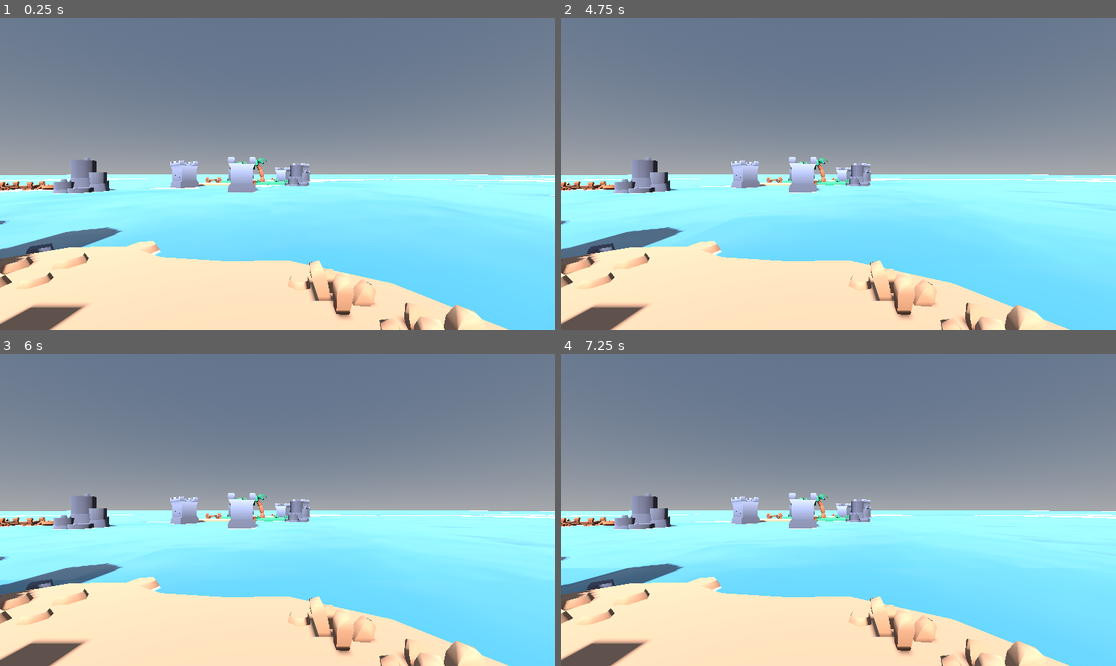
Above: before the commit, frames 1-4 (two rows, left to right).
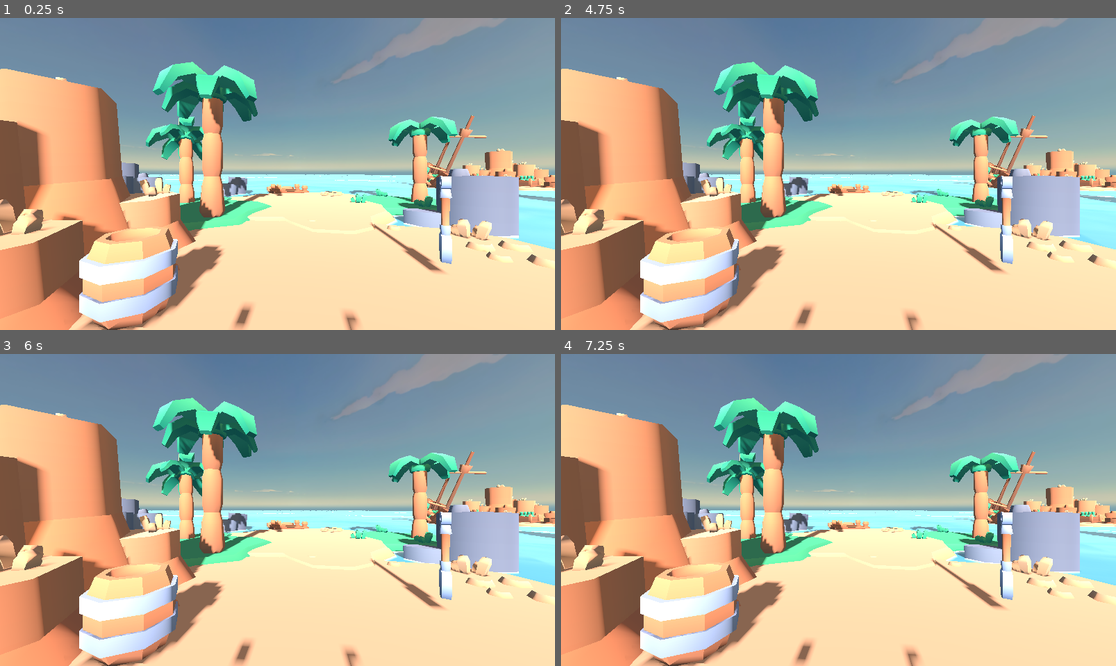
Above: after the commit, the same moments.

Repository: aznoqmous/fish-vr-godot
Game: Godot game, scene res://scenes/world.tscn
Two runs of this game, one before a commit and one after it. Both use one fixed random seed, a clock stepped at 60 frames per second and the inputs below.
Inputs:
- Up to frame 1 (0.25 s): no input
- Up to frame 2 (4.75 s): tap Enter at 0.5, 2, 3.5 s; tap Space at 1.25, 2.75 s
- Up to frame 3 (6 s): tap Space at 5 s
- Up to frame 4 (7.25 s): no input

The runs differ from the first frame. In frame 1, 67% of the frame differs, in the area x 0-100%, y 0-100%; in frame 2, 67%; in frame 3, 67%; in frame 4, 67%.

Commit message:
world building

Diff:
--- a/scenes/player.tscn
+++ b/scenes/player.tscn
@@ -20,9 +20,10 @@
 [node name="LeftHandController" type="XRNode3D" parent="." unique_id=1209878385]
 transform = Transform3D(1, 0, 0, 0, 1, 0, 0, 0, 1, -0.5, 1, -0.5)
 tracker = &"/user/hand_tracker/left"
-pose = &"palm_pose"
+show_when_tracked = true
 
 [node name="LeftHandMesh" parent="LeftHandController" unique_id=416374853 instance=ExtResource("2_g2els")]
+transform = Transform3D(-4.371139e-08, 0, -1, 0, 1, 0, 1, 0, -4.371139e-08, 0, 0, 0)
 
 [node name="XRHandModifier3D" type="XRHandModifier3D" parent="LeftHandController/LeftHandMesh/Skeleton3D" parent_id_path=PackedInt32Array(416374853, 1186888435) index="1" unique_id=1341067242]
 transform = Transform3D(1, 0, 0, 0, 1, 0, 0, 0, 1, 0.5, -1, 0.5)
@@ -30,9 +31,10 @@
 [node name="RightHandController" type="XRNode3D" parent="." unique_id=1830001096]
 transform = Transform3D(1, 0, 0, 0, 1, 0, 0, 0, 1, 0.5, 1, -0.5)
 tracker = &"/user/hand_tracker/right"
-pose = &"palm_pose"
+show_when_tracked = true
 
 [node name="RightHandMesh" parent="RightHandController" unique_id=1506103605 instance=ExtResource("3_qhqgy")]
+transform = Transform3D(-4.371139e-08, 0, 1, 0, 1, 0, -1, 0, -4.371139e-08, 0, 0, 0)
 
 [node name="XRHandModifier3D" type="XRHandModifier3D" parent="RightHandController/RightHandMesh/Skeleton3D" parent_id_path=PackedInt32Array(1506103605, 1106249026) index="1" unique_id=2003775514]
 transform = Transform3D(1, 0, 0, 0, 1, 0, 0, 0, 1, -0.5, -1, 0.5)
--- a/scenes/world.tscn
+++ b/scenes/world.tscn
@@ -8,7 +8,6 @@
 [ext_resource type="PackedScene" uid="uid://bpgxkn8ftt3lu" path="res://assets/FBX format/structure-platform-dock.fbx" id="4_37qwj"]
 [ext_resource type="Script" uid="uid://d2lpikklyiw2n" path="res://scripts/boat.gd" id="6_luhhm"]
 [ext_resource type="PackedScene" uid="uid://ja721oaf1smj" path="res://assets/FBX format/boat-row-small.fbx" id="7_luhhm"]
-[ext_resource type="PackedScene" uid="uid://dh3tdx2rxj851" path="res://assets/FBX format/bottle-large.fbx" id="8_fh13f"]
 [ext_resource type="PackedScene" uid="uid://boug8eo0fgqy8" path="res://assets/FBX format/bottle.fbx" id="9_rup4s"]
 [ext_resource type="PackedScene" uid="uid://qi7ecs6fsplg" path="res://assets/FBX format/castle-door.fbx" id="10_4kbfs"]
 [ext_resource type="PackedScene" uid="uid://ci13tfe7x1tf4" path="res://assets/FBX format/rocks-a.fbx" id="10_f17e3"]
@@ -30,11 +29,16 @@
 [ext_resource type="PackedScene" uid="uid://dvfp2m78typpg" path="res://assets/FBX format/palm-detailed-bend.fbx" id="22_18clu"]
 [ext_resource type="PackedScene" uid="uid://dcidtehr2n24w" path="res://assets/FBX format/palm-detailed-straight.fbx" id="23_4wdv8"]
 [ext_resource type="PackedScene" uid="uid://bfi4e3wabyfkb" path="res://assets/FBX format/palm-straight.fbx" id="24_d46x8"]
-[ext_resource type="PackedScene" uid="uid://bjw6nv0o4rjor" path="res://assets/FBX format/structure-platform.fbx" id="25_navra"]
-[ext_resource type="PackedScene" uid="uid://csbype2lqfiju" path="res://assets/FBX format/structure-platform-dock-small.fbx" id="27_fh13f"]
+[ext_resource type="Texture2D" uid="uid://bv02c3kk21yj6" path="res://assets/skybox/sky_39_2k.png" id="34_ggc52"]
+[ext_resource type="PackedScene" uid="uid://cbeho2hrhtjjb" path="res://assets/FBX format/ship-wreck.fbx" id="36_l8ah6"]
 [ext_resource type="Shader" uid="uid://dxhapermvsiqc" path="res://shaders/water.gdshader" id="36_x2olw"]
 [ext_resource type="Texture2D" uid="uid://dc87r6ajayt8p" path="res://shaders/water-normal-map.jpg" id="37_817gm"]
+[ext_resource type="PackedScene" uid="uid://grd8xgdw85nh" path="res://assets/FBX format/tower-complete-large.fbx" id="37_e75v4"]
 [ext_resource type="PackedScene" uid="uid://yeg45saesse1" path="res://scenes/player.tscn" id="37_ggc52"]
+[ext_resource type="PackedScene" uid="uid://bt02m3py6wrfa" path="res://assets/FBX format/tower-complete-small.fbx" id="38_8u370"]
+[ext_resource type="PackedScene" uid="uid://drjw6fucrwuqp" path="res://assets/FBX format/tool-shovel.fbx" id="38_e75v4"]
+[ext_resource type="PackedScene" uid="uid://c5cuv7611bayp" path="res://assets/FBX format/flag-high-pennant.fbx" id="39_8u370"]
+[ext_resource type="PackedScene" uid="uid://s8fer0720m6s" path="res://assets/FBX format/cannon-mobile.fbx" id="40_rga7q"]
 
 [sub_resource type="SphereShape3D" id="SphereShape3D_luhhm"]
 radius = 1.0
@@ -54,6 +58,12 @@
 point_count = 5
 
 [sub_resource type="CompressedTexture2D" id="CompressedTexture2D_x2olw"]
+
+[sub_resource type="FastNoiseLite" id="FastNoiseLite_f17e3"]
+frequency = 0.3405
+
+[sub_resource type="NoiseTexture2D" id="NoiseTexture2D_x2olw"]
+noise = SubResource("FastNoiseLite_f17e3")
 
 [sub_resource type="ShaderMaterial" id="ShaderMaterial_817gm"]
 render_priority = 0
@@ -83,6 +93,7 @@
 shader_parameter/reflection_dist = 5.0
 shader_parameter/foam_dist = 0.06999999843536
 shader_parameter/foam_color = Color(1, 1, 1, 1)
+shader_parameter/noise = SubResource("NoiseTexture2D_x2olw")
 shader_parameter/foam_vertex_height = 0.0
 shader_parameter/ssr_enabled = false
 shader_parameter/far_clip = 50.0
@@ -93,13 +104,15 @@
 [sub_resource type="PlaneMesh" id="PlaneMesh_1jxku"]
 material = SubResource("ShaderMaterial_817gm")
 size = Vector2(1000, 1000)
-subdivide_width = 100
-subdivide_depth = 100
-
-[sub_resource type="ProceduralSkyMaterial" id="ProceduralSkyMaterial_munwf"]
+subdivide_width = 1000
+subdivide_depth = 1000
+
+[sub_resource type="PanoramaSkyMaterial" id="PanoramaSkyMaterial_rga7q"]
+panorama = ExtResource("34_ggc52")
 
 [sub_resource type="Sky" id="Sky_0xm2m"]
-sky_material = SubResource("ProceduralSkyMaterial_munwf")
+sky_material = SubResource("PanoramaSkyMaterial_rga7q")
+process_mode = 3
 
 [sub_resource type="Environment" id="Environment_ts3gi"]
 background_mode = 2
@@ -154,7 +167,7 @@
 loop = false
 
 [node name="boat-row-small" parent="isle-1/Boat/Path3D/PathFollow3D" unique_id=721071758 instance=ExtResource("7_luhhm")]
-transform = Transform3D(-0.9939562, 2.3283445e-10, -0.109805316, -0.000499198, 1.0000005, 0.0045187376, 0.10980412, 0.004546189, -0.9939453, 0.096040726, -0.1613309, -0.1909728)
+transform = Transform3D(-0.9939561, 4.0850967e-10, -0.109805316, -0.0004991982, 1.0000002, 0.0045187366, 0.109804034, 0.0045461883, -0.9939453, 0.096040726, -0.06404741, -0.19053125)
 metadata/_edit_group_ = true
 
 [node name="palm-straight2" parent="isle-1" unique_id=1591977685 instance=ExtResource("24_d46x8")]
@@ -166,21 +179,28 @@
 metadata/_edit_group_ = true
 
 [node name="rocks-a" parent="isle-1" unique_id=950540016 instance=ExtResource("10_f17e3")]
-transform = Transform3D(0.86889094, 0, -0.49500388, 0, 1, 0, 0.49500388, 0, 0.86889094, -9.321741, 0.09206581, 10.627148)
+transform = Transform3D(0.8602376, -0.14078029, -0.49007413, 0.1223227, 0.99004084, -0.06968678, 0.49500394, 0, 0.86889106, -9.321741, -1.3701601, 10.627148)
 
 [node name="rocks-b" parent="isle-1" unique_id=1063258942 instance=ExtResource("11_x2olw")]
-transform = Transform3D(0.79047585, 0, 0.6124933, 0, 1, 0, -0.6124933, 0, 0.79047585, -5.1992397, 0.026163101, -1.7118311)
+transform = Transform3D(0.29247633, -0.0628602, 0.9542044, 0.018421551, 0.9980223, 0.060100336, -0.9560952, 0, 0.2930559, -6.4105005, -1.7982001, -2.965292)
 
 [node name="rocks-c" parent="isle-1" unique_id=1317114546 instance=ExtResource("12_817gm")]
-transform = Transform3D(1, 0, 0, 0, 1, 0, 0, 0, 1, -2.0986943, 0, 9.62598)
+transform = Transform3D(1, 0, 0, 0, 0.9960998, -0.08823368, 0, 0.08823368, 0.9960998, -2.0986943, -0.17173862, 8.899359)
 
 [node name="rocks-sand-a" parent="isle-1" unique_id=722587709 instance=ExtResource("13_ggc52")]
-transform = Transform3D(0.96968037, 0, -0.24437667, 0, 1, 0, 0.24437667, 0, 0.96968037, 1.7045994, 0, 2.8492255)
+transform = Transform3D(0.96613646, 0.08541692, -0.24348354, -0.08282711, 0.9963453, 0.020873902, 0.24437667, 0, 0.96968037, 1.7045994, 0, 2.8492255)
 
 [node name="palm-detailed-straight" parent="isle-1" unique_id=880624411 instance=ExtResource("23_4wdv8")]
 transform = Transform3D(1, 0, 0, 0, 1, 0, 0, 0, 1, -2.3000636, 0.35937595, 3.5804453)
 metadata/_edit_group_ = true
 
+[node name="hole" parent="isle-1" unique_id=893654162 instance=ExtResource("20_hi6a0")]
+transform = Transform3D(0.5, 0, 0, 0, 0.5, 0, 0, 0, 0.5, -10.647631, 0.43206882, 2.766601)
+metadata/_edit_group_ = true
+
+[node name="barrel" parent="isle-1" unique_id=1758189573 instance=ExtResource("17_e75v4")]
+transform = Transform3D(0.33605006, 0, -0.5210283, 0, 0.6199999, 0, 0.5210283, 0, 0.33605006, 0.75560904, 0.32096997, 0.96175027)
+
 [node name="isle-2" type="Node3D" parent="." unique_id=808199441]
 transform = Transform3D(1, 0, 0, 0, 1, 0, 0, 0, 1, -34.182167, 0, -15.192066)
 
@@ -197,7 +217,7 @@
 transform = Transform3D(0.8115916, 0, -0.9898076, 0, 1.2800001, 0, 0.9898076, 0, 0.8115916, 1.0167255, 0, 3.5569792)
 
 [node name="crate-bottles" parent="isle-2/patch-sand4" unique_id=878268606 instance=ExtResource("15_l8ah6")]
-transform = Transform3D(1, 0, 0, 0, 1, 0, 0, 0, 1, 1.3728695, 0.33179903, -1.4182768)
+transform = Transform3D(0.8, 0, 0, 0, 0.8, 0, 0, 0, 0.8, 1.3728695, 0.33179903, -1.4182768)
 metadata/_edit_group_ = true
 
 [node name="Boat2" type="Node3D" parent="isle-2" unique_id=461856204 node_paths=PackedStringArray("player")]
@@ -215,40 +235,40 @@
 [node name="Path3D" type="Path3D" parent="isle-2/Boat2" unique_id=1479182934]
 transform = Transform3D(-0.9982922, 0, 0.058417812, 0, 1, 0, -0.058417812, 0, -0.9982922, 0.9955616, 0, -0.41482735)
 curve = SubResource("Curve3D_luhhm")
+debug_custom_color = Color(1, 1, 1, 1)
 
 [node name="PathFollow3D" type="PathFollow3D" parent="isle-2/Boat2/Path3D" unique_id=2125368755]
 transform = Transform3D(0.84576434, 0, 0.53352946, 0, 0.99997586, 0, -0.53352773, 0, 0.8457671, -0.015825272, 0, 0.019731522)
 loop = false
 
 [node name="boat-row-small" parent="isle-2/Boat2/Path3D/PathFollow3D" unique_id=1262914405 instance=ExtResource("7_luhhm")]
-transform = Transform3D(-0.9939562, 2.3283445e-10, -0.109805316, -0.000499198, 1.0000005, 0.0045187376, 0.10980412, 0.004546189, -0.9939453, 0.096040726, -0.1613309, -0.1909728)
+transform = Transform3D(-0.9939562, 2.3283064e-10, -0.109805316, -0.00049919804, 1.0000005, 0.004518738, 0.10980412, 0.0045461897, -0.99394536, 0.096040726, -0.10627205, -0.19097137)
 metadata/_edit_group_ = true
 
 [node name="rocks-sand-a" parent="isle-2" unique_id=228621220 instance=ExtResource("13_ggc52")]
 transform = Transform3D(0.36726427, 0, 0.93011665, 0, 1, 0, -0.93011665, 0, 0.36726427, -2.3233795, -0.032957554, 6.1139374)
 
+[node name="rocks-sand-a3" parent="isle-2" unique_id=1112690772 instance=ExtResource("13_ggc52")]
+transform = Transform3D(-0.82350284, 0, -0.5673122, 0, 1, 0, 0.5673122, 0, -0.82350284, 4.7356434, -1.5382233, 6.872267)
+
 [node name="rocks-sand-a2" parent="isle-2" unique_id=497888687 instance=ExtResource("13_ggc52")]
-transform = Transform3D(0.36726427, 0, 0.93011665, 0, 1, 0, -0.93011665, 0, 0.36726427, -2.6648521, -0.032957554, 1.2288189)
+transform = Transform3D(0.36726427, 0, 0.93011665, -0.024250248, 0.9996601, 0.009575412, -0.9298005, -0.026072266, 0.36713943, -3.0608597, -0.032957554, 1.1300573)
 
 [node name="rocks-sand-b" parent="isle-2" unique_id=1421539703 instance=ExtResource("16_l8ah6")]
-transform = Transform3D(0.54201627, 0, -0.84036803, 0, 1, 0, 0.84036803, 0, 0.54201627, -2.334774, 0, 4.4117174)
-
-[node name="barrel" parent="isle-2/rocks-sand-b" unique_id=1758189573 instance=ExtResource("17_e75v4")]
-transform = Transform3D(1, 0, 0, 0, 1, 0, 0, 0, 1, -6.2467537, 0.3542323, 0.3111248)
+transform = Transform3D(0.73406446, -0.04286887, -1.1381286, 0.023235623, 1.3543216, -0.036025625, 1.1386987, 0, 0.7344321, -2.334774, 0, 4.4117174)
 
 [node name="rocks-sand-b2" parent="isle-2" unique_id=1859814379 instance=ExtResource("16_l8ah6")]
-transform = Transform3D(-0.5971773, 0, 0.8021093, 0, 1, 0, -0.8021093, 0, -0.5971773, 0.55332947, 0, -5.2763195)
+transform = Transform3D(-0.59717727, 0, 0.80210924, -0.016336227, 0.9997926, -0.012162462, -0.8019429, -0.020366583, -0.5970534, 0.55332947, 0, -5.2763195)
 
 [node name="rocks-sand-b3" parent="isle-2" unique_id=2010305574 instance=ExtResource("16_l8ah6")]
-transform = Transform3D(-0.5971773, 0, 0.8021093, 0, 1, 0, -0.8021093, 0, -0.5971773, 3.5526772, 0, 0.36767006)
-
-[node name="bottle-large" parent="isle-2" unique_id=787119293 instance=ExtResource("8_fh13f")]
-transform = Transform3D(1, 0, 0, 0, 1, 0, 0, 0, 1, -0.67980194, 0.3129766, 5.086364)
-metadata/_edit_group_ = true
+transform = Transform3D(-0.5969944, 0.024746241, 0.8018636, 0.014777894, 0.99969375, -0.019849192, -0.80210924, -5.551115e-17, -0.59717727, 3.5526772, 0, 0.36767006)
 
 [node name="bottle" parent="isle-2" unique_id=13931211 instance=ExtResource("9_rup4s")]
-transform = Transform3D(1, 0, 0, 0, 1, 0, 0, 0, 1, -0.9388046, 1.0611743, 6.6567726)
-metadata/_edit_group_ = true
+transform = Transform3D(0.8, 0, 0, 0, 0.8, 0, 0, 0, 0.8, -0.9388046, 1.0611743, 6.6567726)
+metadata/_edit_group_ = true
+
+[node name="ship-wreck" parent="isle-2" unique_id=304590257 instance=ExtResource("36_l8ah6")]
+transform = Transform3D(0.3977065, 0.25176954, -0.88229346, 0.18574408, 0.91960984, 0.34614497, 0.8985147, -0.30154493, 0.31897035, 3.677496, -1.3386796, 11.092941)
 
 [node name="isle-3" type="Node3D" parent="." unique_id=116577503]
 transform = Transform3D(1, 0, 0, 0, 1, 0, 0, 0, 1, -4.2934113, 0, -37.319656)
@@ -259,6 +279,9 @@
 [node name="patch-grass-foliage6" parent="isle-3" unique_id=544241221 instance=ExtResource("1_xgqkh")]
 transform = Transform3D(0.051305532, 0, 1.5441478, 0, 1.545, 0, -1.5441478, 0, 0.051305532, -3.9983082, 0, -3.5615845)
 
+[node name="barrel" parent="isle-3/patch-grass-foliage6" unique_id=1859966488 instance=ExtResource("17_e75v4")]
+transform = Transform3D(0.33605006, 0, -0.5210283, 0, 0.6199999, 0, 0.5210283, 0, 0.33605006, 1.3749924, 0.1792492, 2.1427054)
+
 [node name="patch-grass2" parent="isle-3" unique_id=1113055020 instance=ExtResource("4_0nbtd")]
 transform = Transform3D(1.29, 0, 0, 0, 1.29, 0, 0, 0, 1.29, -0.47338867, 0, 0.8571415)
 
@@ -266,13 +289,13 @@
 transform = Transform3D(-1.2361343, 0, -0.18566811, 0, 1.25, 0, 0.18566811, 0, -1.2361343, 1.5507088, 9.536743e-07, -5.3887806)
 
 [node name="patch-sand5" parent="isle-3" unique_id=1125490787 instance=ExtResource("3_ts3gi")]
-transform = Transform3D(-1.2385595, 0, -0.048187334, 0, 1, 0, 0.059752293, 0, -0.9988383, -3.9187546, 0, 4.8582983)
+transform = Transform3D(0.6888796, 0, 0.49180958, 0, 0.742, 0, -0.60979086, 0, 0.55559635, -5.4283915, -9.536743e-07, 2.7820587)
 
 [node name="patch-sand6" parent="isle-3" unique_id=622938134 instance=ExtResource("3_ts3gi")]
 transform = Transform3D(0.74533415, 0, -0.79919183, 0, 1, 0, 0.99099797, 0, 0.601076, 2.9738693, 0, -1.070324)
 
 [node name="castle-wall" parent="isle-3" unique_id=655847693 instance=ExtResource("12_x2olw")]
-transform = Transform3D(-0.46853125, 0, -0.883447, 0, 1, 0, 0.883447, 0, -0.46853125, 10.628385, -1.9657722, -10.69455)
+transform = Transform3D(-0.29325616, 0, -0.9560339, 0, 1, 0, 0.9560339, 0, -0.29325616, 10.276165, -1.9657726, -10.753838)
 metadata/_edit_group_ = true
 
 [node name="castle-wall2" parent="isle-3" unique_id=1691035736 instance=ExtResource("12_x2olw")]
@@ -313,15 +336,21 @@
 transform = Transform3D(1, 0, 0, 0, 1, 0, 0, 0, 1, 1.8458052, 0, 4.3816223)
 metadata/_edit_group_ = true
 
-[node name="structure-platform-dock-small" parent="isle-3" unique_id=967902052 instance=ExtResource("27_fh13f")]
-transform = Transform3D(0.39232108, 0, -0.91982836, 0, 1, 0, 0.91982836, 0, 0.39232108, -6.9334755, -0.15946078, 1.7308884)
-
-[node name="structure-platform" parent="isle-3" unique_id=1850004687 instance=ExtResource("25_navra")]
-transform = Transform3D(0.8307319, 0, 0.55667263, 0, 1, 0, -0.55667263, 0, 0.8307319, -0.48421383, -0.1918714, 7.340452)
-
 [node name="chest" parent="isle-3" unique_id=827452001 instance=ExtResource("14_ggc52")]
-transform = Transform3D(-0.553057, 0, 0.83314335, 0, 1, 0, -0.83314335, 0, -0.553057, -0.50843906, 0.5532017, 7.3067875)
-metadata/_edit_group_ = true
+transform = Transform3D(-0.42926615, 0, 0.9031781, 0, 1, 0, -0.9031781, 0, -0.42926615, -6.4616785, 0.21102238, 3.574768)
+metadata/_edit_group_ = true
+
+[node name="tower-complete-large" parent="isle-3" unique_id=602215726 instance=ExtResource("37_e75v4")]
+transform = Transform3D(0.8599324, 0, -0.5104079, 0, 1, 0, 0.5104079, 0, 0.8599324, 1.3418417, 0, 20.159409)
+
+[node name="tower-complete-small" parent="isle-3" unique_id=541293204 instance=ExtResource("38_8u370")]
+transform = Transform3D(1, 0, 0, 0, 1, 0, 0, 0, 1, -5.502777, 0, 13.197758)
+
+[node name="rocks-sand-b2" parent="isle-3" unique_id=301525720 instance=ExtResource("16_l8ah6")]
+transform = Transform3D(-0.98935175, -0.0179227, -0.14443713, -0.016336227, 0.99979264, -0.012162463, 0.14462528, -0.0096733915, -0.98943925, -3.0247498, 0.011800051, 2.3554192)
+
+[node name="rocks-sand-b3" parent="isle-3" unique_id=1066174839 instance=ExtResource("16_l8ah6")]
+transform = Transform3D(0.96901, 0.01283229, -0.24668807, -0.016336227, 0.99979264, -0.012162463, 0.24648073, 0.015815495, 0.9690186, -4.370941, -0.14227033, 0.75483704)
 
 [node name="sample-patches" type="Node3D" parent="." unique_id=2082298721]
 visible = false
@@ -371,18 +400,6 @@
 
 [node name="hole" parent="sample-models" unique_id=2041363995 instance=ExtResource("20_hi6a0")]
 transform = Transform3D(1, 0, 0, 0, 1, 0, 0, 0, 1, 3.574532, 0, 2.9897518)
-metadata/_edit_group_ = true
-
-[node name="palm-bend" parent="sample-models" unique_id=1980534220 instance=ExtResource("22_18clu")]
-transform = Transform3D(1, 0, 0, 0, 1, 0, 0, 0, 1, 11.425959, 0, -2.0648994)
-metadata/_edit_group_ = true
-
-[node name="palm-detailed-bend" parent="sample-models" unique_id=634920507 instance=ExtResource("22_18clu")]
-transform = Transform3D(1, 0, 0, 0, 1, 0, 0, 0, 1, 9.030993, 0, -1.2757263)
-metadata/_edit_group_ = true
-
-[node name="palm-straight" parent="sample-models" unique_id=1530944412 instance=ExtResource("24_d46x8")]
-transform = Transform3D(1, 0, 0, 0, 1, 0, 0, 0, 1, 6.2783957, 0, -3.3766403)
 metadata/_edit_group_ = true
 
 [node name="Sprite3D" type="Sprite3D" parent="." unique_id=1402100074]
@@ -394,18 +411,38 @@
 [node name="WaterMesh" type="MeshInstance3D" parent="." unique_id=1601863237]
 transform = Transform3D(1, 0, 0, 0, 1, 0, 0, 0, 1, -0.0689106, 0.0015354156, 0.024312973)
 mesh = SubResource("PlaneMesh_1jxku")
+metadata/_edit_lock_ = true
 
 [node name="WorldEnvironment" type="WorldEnvironment" parent="." unique_id=1665649284]
 environment = SubResource("Environment_ts3gi")
 
 [node name="DirectionalLight3D" type="DirectionalLight3D" parent="." unique_id=277573266]
-transform = Transform3D(1, 0, 0, 0, 0.75482404, 0.6559273, 0, -0.6559273, 0.75482404, 0, 1.1395988, 0)
+transform = Transform3D(-0.45709786, -0.34323114, 0.82052046, 0, 0.92253804, 0.385906, -0.8894164, 0.17639682, -0.42169017, 0, 1.1395988, 0)
 shadow_enabled = true
 
 [node name="Player" parent="." unique_id=524498635 instance=ExtResource("37_ggc52")]
+transform = Transform3D(-0.55372584, 0, 0.83269906, 0, 1, 0, -0.83269906, 0, -0.55372584, 1.6884255, 0, -1.4173717)
 
 [node name="Area3D" parent="Player/XRCamera3D" parent_id_path=PackedInt32Array(524498635, 1069646456) index="0" unique_id=1527776220]
 transform = Transform3D(1, 0, 0, 0, 1, 0, 0, 0, 1, 0, -0.7595453, 0)
+
+[node name="LeftHandMesh" parent="Player/LeftHandController" parent_id_path=PackedInt32Array(524498635, 1209878385) index="0" unique_id=416374853]
+transform = Transform3D(-4.371139e-08, -1, 4.371139e-08, 0, -4.371139e-08, -1, 1, -4.371139e-08, 1.9106855e-15, 0, 0, 0)
+
+[node name="RightHandMesh" parent="Player/RightHandController" parent_id_path=PackedInt32Array(524498635, 1830001096) index="0" unique_id=1506103605]
+transform = Transform3D(-4.371139e-08, 1, -4.371139e-08, 0, -4.371139e-08, -1, -1, -4.371139e-08, 1.9106855e-15, 0, 0, 0)
+
+[node name="tool-shovel" parent="." unique_id=240882375 instance=ExtResource("38_e75v4")]
+transform = Transform3D(0.5, 0, 0, 0, 0.5, 0, 0, 0, 0.5, -1.8888395, 0.4963994, -1.7888589)
+
+[node name="crate" parent="." unique_id=334367968 instance=ExtResource("16_e75v4")]
+transform = Transform3D(0.8, 0, 0, 0, 0.8, 0, 0, 0, 0.8, -28.401653, 0.25456834, -16.673113)
+
+[node name="flag-high-pennant" parent="." unique_id=1320314440 instance=ExtResource("39_8u370")]
+transform = Transform3D(1, 0, 0, 0, 1, 0, 0, 0, 1, 1.2972903, 2.0456915, -39.5711)
+
+[node name="cannon-mobile" parent="." unique_id=7725511 instance=ExtResource("40_rga7q")]
+transform = Transform3D(-0.41374284, -0.019275421, -0.9101897, -0.11467729, 0.99291587, 0.03110125, 0.90314245, 0.117246024, -0.4130224, -1.9703765, 0.26389813, -31.112453)
 
 [editable path="Player"]
 [editable path="Player/LeftHandController/LeftHandMesh"]
--- a/shaders/water.gdshader
+++ b/shaders/water.gdshader
@@ -124,6 +124,8 @@
 	float y2 = clamp(remap1(uv.y, 1.0, 1.0 - size), 0.0, 1.0);
 	return x1*x2*y1*y2;
 }
+
+uniform sampler2D noise;
 
 void vertex() {
 
@@ -148,6 +150,7 @@
 	vec3 normal_b = texture(normal_map_texture, normal_uv - flow * phase_b).rgb;
 	float flow_lerp = abs(0.5 - phase_a)  / 0.5;
 	VERTEX.y = mix(normal_a, normal_b, flow_lerp).y / 10.0;
+	VERTEX.y += texture(noise, UV + vec2(TIME / 1000.0, TIME / 800.0)).r / 10.0;
 
 }
 uniform float foam_vertex_height;
Binary file added: assets/skybox/sky_39_2k.png
Not shown, added: assets/skybox/sky_39_2k.png.import
Not shown: 1 places in scenes/world.tscn that only renumber resources
